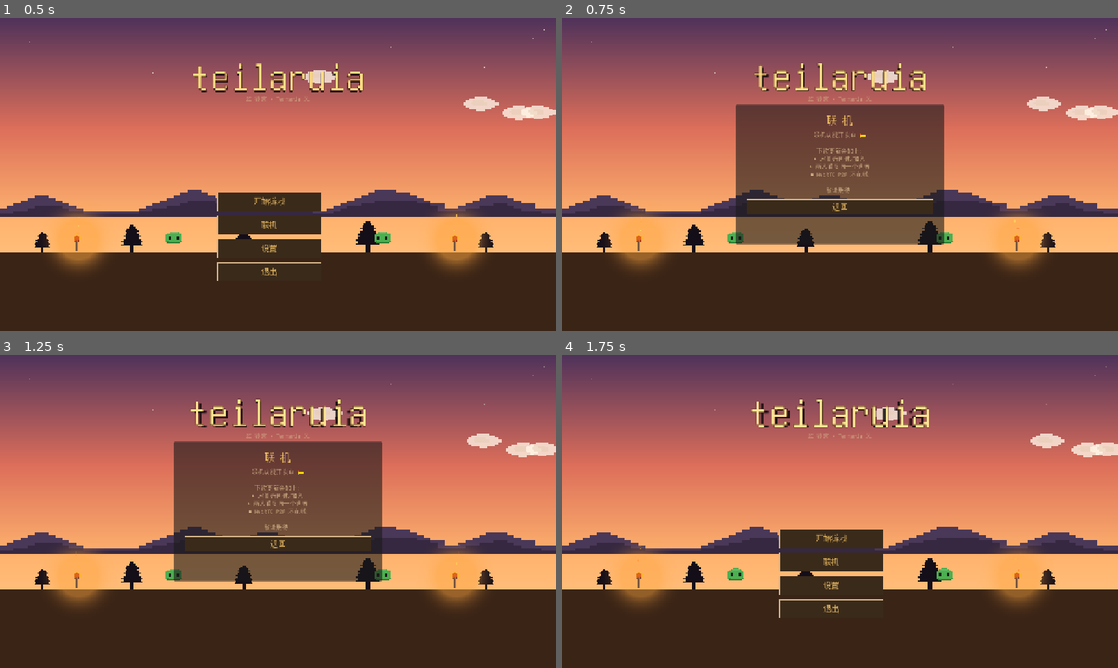
Above: before the commit, frames 1-4 (two rows, left to right).
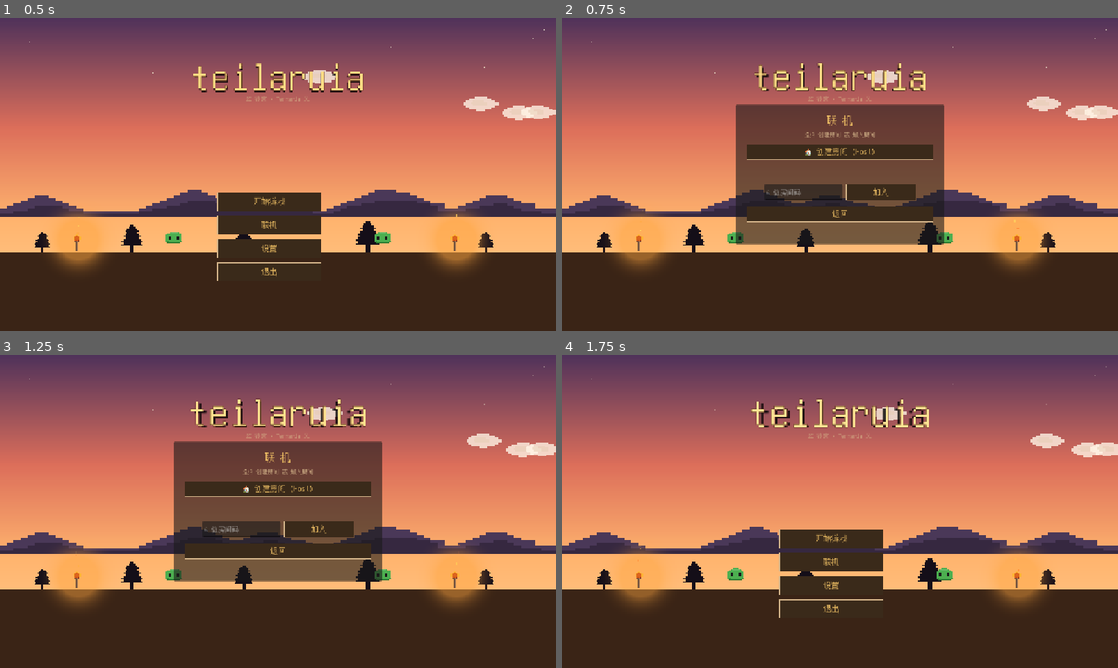
Above: after the commit, the same moments.

Repository: Nornttyy/tielaruia
Game: Godot game, scene res://scenes/main.tscn
Same seed, same stepped clock (60 frames per second), same inputs: the game is played once before the commit and once after it.
Inputs:
- Up to frame 1 (0.5 s): no input
- Up to frame 2 (0.75 s): click "联机" at 0.5 s
- Up to frame 3 (1.25 s): no input
- Up to frame 4 (1.75 s): click "返回" at 1.25 s

Frame 1 is identical in both runs. In frame 2, 4.0% of the frame differs, in the area x 33-67%, y 36-66%; in frame 3, 4.0%; in frame 4, nothing differs.

Commit message:
feat(multiplayer): Phase B — WebRTC P2P + PeerJS 信令 (主菜单 host/join 接通)
通过 JavaScriptBridge 调用 window.MultiplayerBridge (PeerJS), 实现真
WebRTC P2P 连接, 不需要自己的服务器.

新增:
- scripts/web/peerjs_bridge.js: JS 桥, 暴露 host/join/send/pop_messages
  等接口给 Godot. 用 PeerJS 公共 broker 信令, 房间码 = "teilaruia-XXXXXX"
  6 位字母数字.
- scripts/web/inject_bridge.sh: 把 bridge.js 复制到 build/web/ + 在
  index.html 的 </head> 前插入 <script src> tag.
- scripts/net/network_manager.gd: Godot 端 autoload. _ready 时拿
  JavaScriptBridge.get_interface("MultiplayerBridge"), 每 0.1s 轮询
  status / room_code / 收消息队列, 发信号给 UI. 非 web 平台 no-op.
- project.godot autoload 加 NetworkManager
- 主菜单 MultiplayerPanel: HostButton + JoinInput + JoinButton + 房间码
  显示 + 状态 Label. 接 NetworkManager 信号自动更新 UI.
- export_web.command + .github/workflows/deploy.yml: 导出后调
  inject_bridge.sh

修测试: test_has_five_buttons → test_has_four_buttons (用户已删 Continue
按钮 commit 4339af8). 21/21 main_menu 测试通过.

Phase B 完成. 下一步 (Phase C):
- 玩家位置同步 (10Hz RPC, 远程玩家 sprite)
- 选 multiplayer 后 _start_game 接 NetworkManager

Co-Authored-By: Claude Opus 4.7 (1M context) <noreply@anthropic.com>

Diff:
--- a/project.godot
+++ b/project.godot
@@ -32,6 +32,7 @@
 SaveManager="*res://scripts/save/save_manager.gd"
 SfxBank="*res://scripts/audio/sfx_bank.gd"
 MusicBank="*res://scripts/audio/music_bank.gd"
+NetworkManager="*res://scripts/net/network_manager.gd"
 
 [display]
 
--- a/scenes/ui/main_menu.tscn
+++ b/scenes/ui/main_menu.tscn
@@ -332,12 +332,35 @@
 theme_override_font_sizes/font_size = 24
 theme_override_colors/font_color = Color(0.949, 0.761, 0.396, 1)
 
-[node name="ComingSoonLabel" type="Label" parent="MultiplayerPanel/VBox"]
-text = "联机功能开发中 🚧\n\n下次更新会加上:\n• 房间码创建/加入\n• 两人看到同一个世界\n• WebRTC P2P 不花钱\n\n敬请期待!"
+[node name="StatusLabel" type="Label" parent="MultiplayerPanel/VBox"]
+text = "选择 创建房间 或 加入房间"
 horizontal_alignment = 1
 autowrap_mode = 2
-theme_override_font_sizes/font_size = 14
-theme_override_colors/font_color = Color(0.831, 0.71, 0.541, 1)
+theme_override_font_sizes/font_size = 13
+theme_override_colors/font_color = Color(0.831, 0.71, 0.541, 1)
+
+[node name="HostButton" type="Button" parent="MultiplayerPanel/VBox"]
+custom_minimum_size = Vector2(0, 36)
+text = "🏠 创建房间 (Host)"
+
+[node name="RoomCodeLabel" type="Label" parent="MultiplayerPanel/VBox"]
+text = ""
+horizontal_alignment = 1
+theme_override_font_sizes/font_size = 28
+theme_override_colors/font_color = Color(0.949, 0.761, 0.396, 1)
+
+[node name="JoinRow" type="HBoxContainer" parent="MultiplayerPanel/VBox"]
+theme_override_constants/separation = 8
+alignment = 1
+
+[node name="JoinInput" type="LineEdit" parent="MultiplayerPanel/VBox/JoinRow"]
+custom_minimum_size = Vector2(180, 0)
+max_length = 6
+placeholder_text = "6 位房间码"
+
+[node name="JoinButton" type="Button" parent="MultiplayerPanel/VBox/JoinRow"]
+custom_minimum_size = Vector2(160, 36)
+text = "加入"
 
 [node name="BackButton" type="Button" parent="MultiplayerPanel/VBox"]
 custom_minimum_size = Vector2(0, 36)
--- /dev/null
+++ b/scripts/net/network_manager.gd
@@ -0,0 +1,133 @@
+# 联机管理 autoload. 通过 JavaScriptBridge 调用浏览器端 window.MultiplayerBridge
+# (PeerJS WebRTC P2P 信令). 详见 scripts/web/peerjs_bridge.js.
+#
+# 用法 (UI 调用):
+#   NetworkManager.host()          → 启动 host, 等几秒后 NetworkManager.my_room_code 有值
+#   NetworkManager.join(code)      → 加入指定房间码
+#   NetworkManager.status          → "idle" / "hosting" / "joining" / "connected" / "disconnected" / "error"
+#   NetworkManager.connected       → bool (是否已连上)
+#
+# 信号:
+#   status_changed(status: String)        → 状态变化
+#   room_code_ready(code: String)         → host 成功后, 房间码可分享
+#   message_received(data: String)        → 收到对方发的消息
+#   error_occurred(msg: String)           → 出错
+#
+# 非 HTML5 平台 (桌面 / 测试) 直接禁用, _has_bridge() 返 false, 所有操作 no-op.
+extends Node
+
+signal status_changed(s: String)
+signal room_code_ready(code: String)
+signal message_received(data: String)
+signal error_occurred(msg: String)
+
+const POLL_INTERVAL := 0.1  # 每 0.1s 拉一次 status + messages
+
+var status: String = "idle"
+var my_room_code: String = ""
+var is_host: bool = false
+var last_error: String = ""
+
+var _bridge = null   # JavaScriptObject ref, 仅 HTML5 有
+var _poll_timer: float = 0.0
+
+
+func _ready() -> void:
+	# 只在 HTML5 export 启用. 桌面 (gut 测试) 直接放着不动.
+	if not _has_javascript_bridge():
+		print("[NetworkManager] 非 HTML5 平台, 联机功能禁用")
+		return
+	# 等 JS bridge 加载 (peerjs_bridge.js 是 <script> 加载, 应该 _ready 时已可见)
+	_bridge = JavaScriptBridge.get_interface("MultiplayerBridge")
+	if _bridge == null:
+		# 可能 peerjs_bridge.js 没注入. 不致命, 调用时再 retry.
+		push_warning("[NetworkManager] 没找到 window.MultiplayerBridge — 检查 peerjs_bridge.js 是否注入")
+
+
+func _process(delta: float) -> void:
+	if _bridge == null:
+		return
+	_poll_timer -= delta
+	if _poll_timer > 0.0:
+		return
+	_poll_timer = POLL_INTERVAL
+	_poll_bridge()
+
+
+func _has_javascript_bridge() -> bool:
+	return OS.has_feature("web")
+
+
+# 拉 bridge 状态: 更新 status / my_room_code / 拉消息
+func _poll_bridge() -> void:
+	var new_status: String = String(_bridge.get_status())
+	if new_status != status:
+		status = new_status
+		status_changed.emit(status)
+		if status == "error":
+			last_error = String(_bridge.get_last_error())
+			error_occurred.emit(last_error)
+	# my_room_code (host 模式才有, 异步生成)
+	var rc: String = String(_bridge.get_my_id())
+	if rc != my_room_code and rc != "":
+		my_room_code = rc
+		room_code_ready.emit(rc)
+	# 拉消息队列
+	var msgs_json: String = String(_bridge.pop_messages())
+	if msgs_json != "" and msgs_json != "[]":
+		var msgs: Variant = JSON.parse_string(msgs_json)
+		if msgs is Array:
+			for m in msgs:
+				message_received.emit(String(m))
+
+
+func host() -> void:
+	if _bridge == null:
+		_try_reload_bridge()
+	if _bridge == null:
+		_emit_no_bridge_error()
+		return
+	is_host = true
+	my_room_code = ""
+	_bridge.host()
+
+
+func join(code: String) -> void:
+	if _bridge == null:
+		_try_reload_bridge()
+	if _bridge == null:
+		_emit_no_bridge_error()
+		return
+	is_host = false
+	_bridge.join(code.strip_edges().to_upper())
+
+
+func send(data: String) -> bool:
+	if _bridge == null or not connected():
+		return false
+	return bool(_bridge.send(data))
+
+
+func disconnect_room() -> void:
+	if _bridge != null:
+		_bridge.disconnect()
+	status = "idle"
+	my_room_code = ""
+	is_host = false
+
+
+func connected() -> bool:
+	return status == "connected"
+
+
+func _try_reload_bridge() -> void:
+	if not _has_javascript_bridge():
+		return
+	_bridge = JavaScriptBridge.get_interface("MultiplayerBridge")
+
+
+func _emit_no_bridge_error() -> void:
+	last_error = "PeerJS bridge 未加载 (这个平台不支持联机, 只在浏览器有效)"
+	status = "error"
+	status_changed.emit(status)
+	error_occurred.emit(last_error)
--- a/scripts/ui/main_menu.gd
+++ b/scripts/ui/main_menu.gd
@@ -492,23 +492,96 @@
 
 # ---- multiplayer panel ----
 
-func _setup_new_game_panel_done():
-	pass
+var _mp_wired: bool = false
 
 
 func _on_multiplayer_pressed() -> void:
 	$MultiplayerPanel.visible = true
 	$ButtonLayer/VBox.visible = false
-	# 接 "返回" 按钮 (一次性, 在 _ready 已 setup 过就不重复)
-	var back_btn: Button = $MultiplayerPanel/VBox/BackButton
-	if back_btn != null and not back_btn.pressed.is_connected(_on_multiplayer_back_pressed):
-		_apply_button_style(back_btn)
-		back_btn.pressed.connect(_on_multiplayer_back_pressed)
+	_setup_multiplayer_panel_once()
+	_refresh_multiplayer_status()
+
+
+func _setup_multiplayer_panel_once() -> void:
+	if _mp_wired:
+		return
+	_mp_wired = true
+	var panel: Panel = $MultiplayerPanel
+	var host_btn: Button = panel.get_node("VBox/HostButton")
+	var join_btn: Button = panel.get_node("VBox/JoinRow/JoinButton")
+	var back_btn: Button = panel.get_node("VBox/BackButton")
+	_apply_button_style(host_btn)
+	_apply_button_style(join_btn)
+	_apply_button_style(back_btn)
+	host_btn.pressed.connect(_on_host_pressed)
+	join_btn.pressed.connect(_on_join_pressed)
+	back_btn.pressed.connect(_on_multiplayer_back_pressed)
+	# 接 NetworkManager 信号 (autoload, 一直在)
+	if NetworkManager != null:
+		if not NetworkManager.status_changed.is_connected(_on_mp_status_changed):
+			NetworkManager.status_changed.connect(_on_mp_status_changed)
+		if not NetworkManager.room_code_ready.is_connected(_on_mp_room_code_ready):
+			NetworkManager.room_code_ready.connect(_on_mp_room_code_ready)
+		if not NetworkManager.error_occurred.is_connected(_on_mp_error):
+			NetworkManager.error_occurred.connect(_on_mp_error)
 
 
 func _on_multiplayer_back_pressed() -> void:
 	$MultiplayerPanel.visible = false
 	$ButtonLayer/VBox.visible = true
+	if NetworkManager != null and NetworkManager.status != "idle":
+		NetworkManager.disconnect_room()
+
+
+func _on_host_pressed() -> void:
+	$MultiplayerPanel/VBox/RoomCodeLabel.text = "生成房间码中..."
+	if NetworkManager != null:
+		NetworkManager.host()
+	_refresh_multiplayer_status()
+
+
+func _on_join_pressed() -> void:
+	var input: LineEdit = $MultiplayerPanel/VBox/JoinRow/JoinInput
+	var code: String = input.text.strip_edges().to_upper()
+	if code.length() != 6:
+		$MultiplayerPanel/VBox/StatusLabel.text = "房间码必须是 6 位字母数字"
+		return
+	if NetworkManager != null:
+		NetworkManager.join(code)
+	_refresh_multiplayer_status()
+
+
+func _on_mp_status_changed(s: String) -> void:
+	_refresh_multiplayer_status()
+
+
+func _on_mp_room_code_ready(code: String) -> void:
+	$MultiplayerPanel/VBox/RoomCodeLabel.text = code
+	$MultiplayerPanel/VBox/StatusLabel.text = "把这 6 位码发给朋友, 等他输入加入"
+
+
+func _on_mp_error(msg: String) -> void:
+	$MultiplayerPanel/VBox/StatusLabel.text = "❌ " + msg
+
+
+func _refresh_multiplayer_status() -> void:
+	var lbl: Label = $MultiplayerPanel/VBox/StatusLabel
+	if NetworkManager == null:
+		lbl.text = "联机模块未加载"
+		return
+	match NetworkManager.status:
+		"idle":
+			lbl.text = "选择 创建房间 或 加入房间"
+		"hosting":
+			lbl.text = "等待朋友加入..."
+		"joining":
+			lbl.text = "连接中..."
+		"connected":
+			lbl.text = "✅ 已连接! (待 Phase C 同步玩家)"
+		"disconnected":
+			lbl.text = "对方断开了"
+		"error":
+			lbl.text = "❌ " + NetworkManager.last_error
 
 
 func _setup_settings_panel() -> void:
--- a/tests/unit/test_main_menu.gd
+++ b/tests/unit/test_main_menu.gd
@@ -74,11 +74,12 @@
 	assert_not_null(mm.get_node_or_null("ButtonLayer"))
 
 
-func test_has_five_buttons():
+func test_has_four_buttons():
 	var mm = _make()
 	var vb = mm.get_node_or_null("ButtonLayer/VBox")
 	assert_not_null(vb)
-	assert_eq(vb.get_child_count(), 5, "5 个按钮容器 (NewGame, Continue, Multiplayer, Settings, Quit)")
+	# NewGame, Multiplayer, Settings, Quit — Continue 已删 (commit 4339af8)
+	assert_eq(vb.get_child_count(), 4, "4 个按钮容器")
 
 
 func test_multiplayer_button_shows_panel():
Not shown, changed: .github/workflows/deploy.yml
Not shown, changed: export_web.command
Not shown, added: scripts/web/inject_bridge.sh
Not shown, added: scripts/web/peerjs_bridge.js
